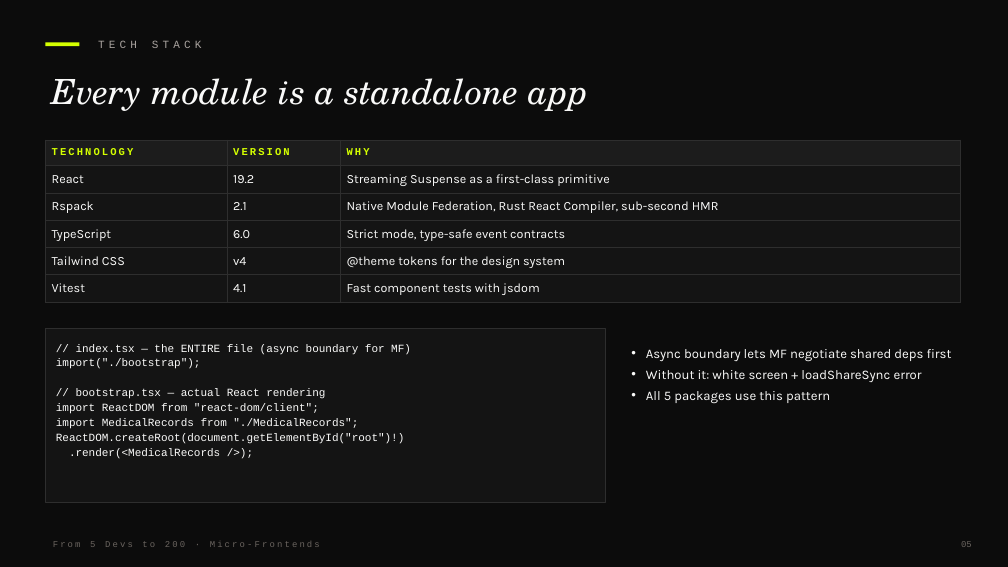
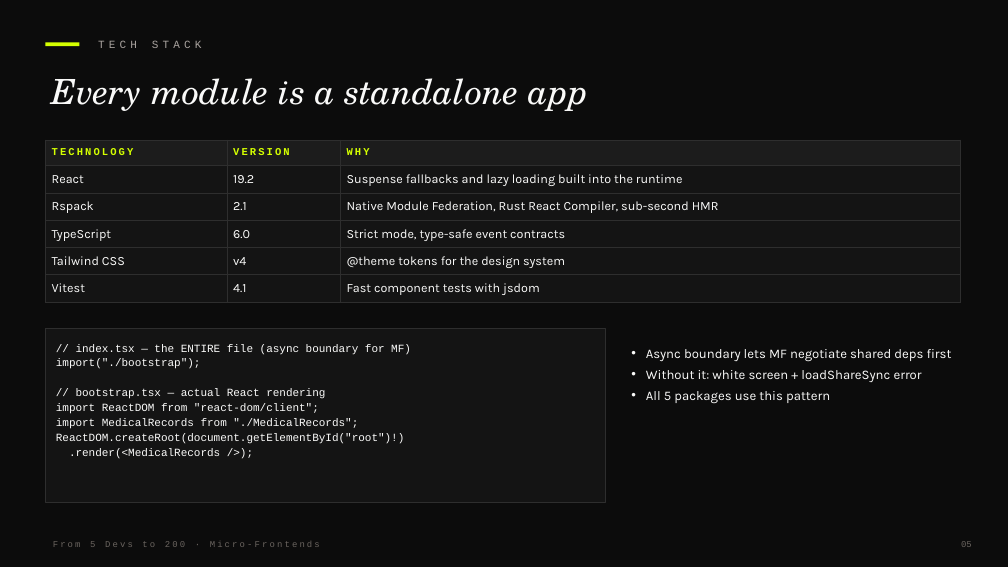
Before and after one commit to devlinduldulao/module-federation-demo, a slide deck: slide 5 of presentation/SLIDES.pptx. Drawn at 1008x567 pixels with LibreOffice and Linux fonts; fonts in the diff are those of the drawing. Boxes give left, top, right and bottom in pixels: in the first picture for what was removed or moved away, otherwise in the second. Text is boxed around its words. In the diff, an @@ line names an element or a change of style, - is before the commit and + after.

```diff
--- a/presentation/SLIDES.pptx
+++ b/presentation/SLIDES.pptx
@@ table at (45,140,960,299) @@
-row 2, column 3: Streaming Suspense as a first-class primitive
+row 2, column 3: Suspense fallbacks and lazy loading built into the runtime
```
Also in this commit, not shown: 15 other slides changed, 7 other files.
